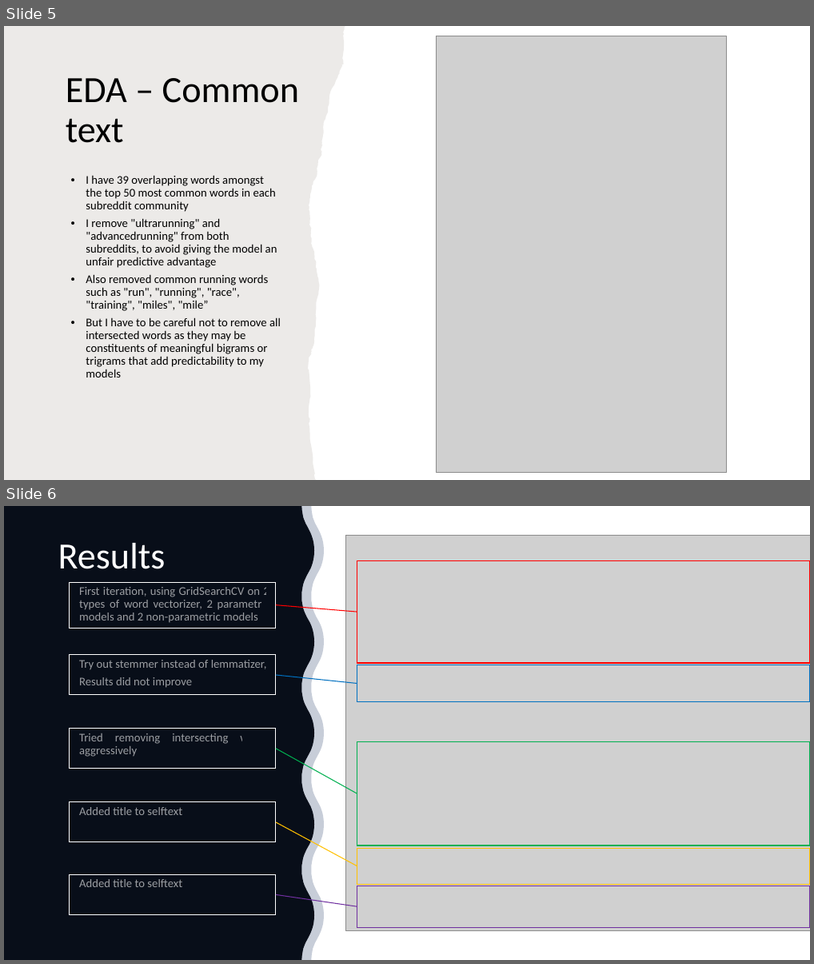
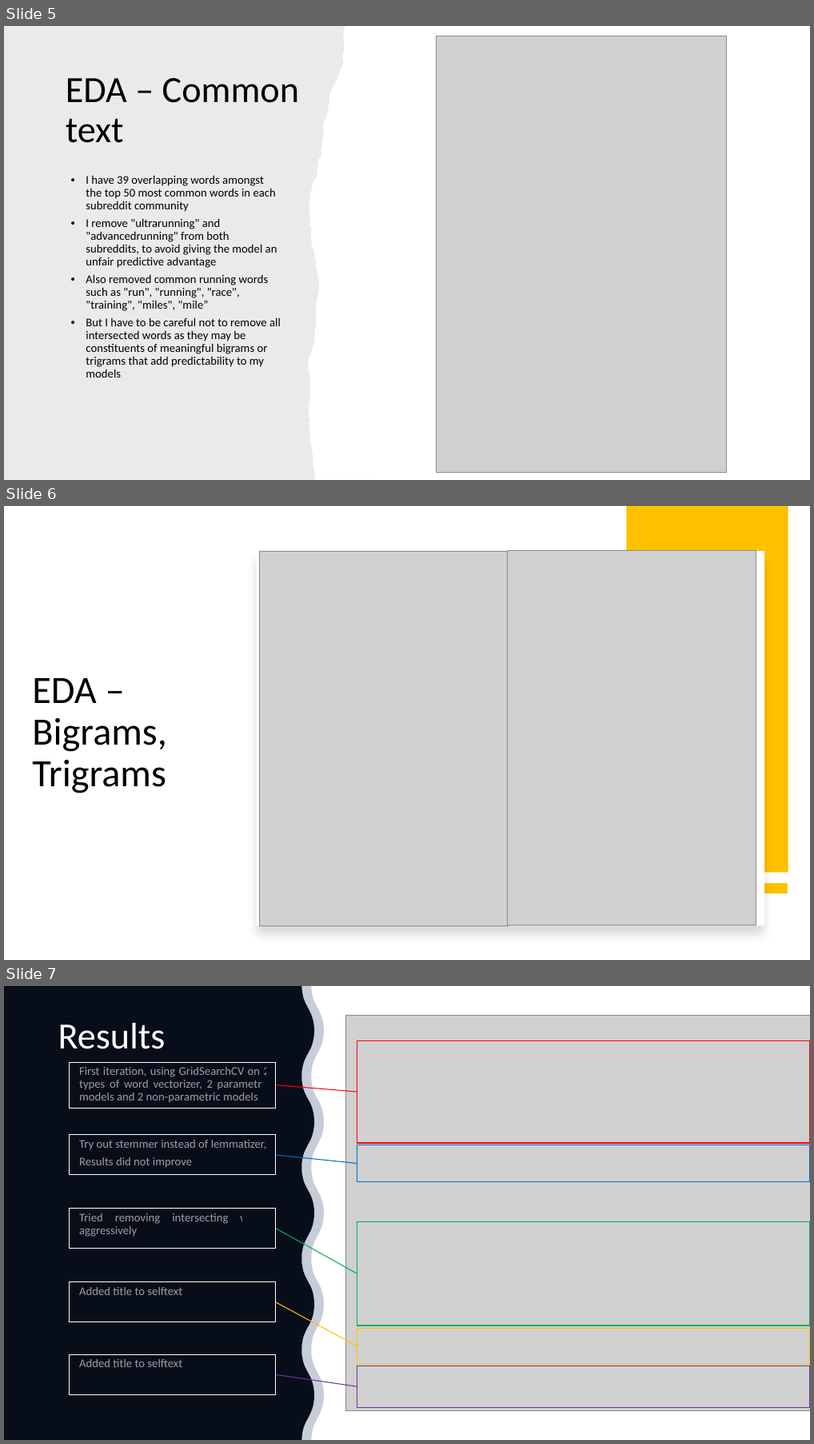
Before and after one commit to ngwtl/DSI-SG-24-projects, a slide deck: project_3/ethan-project-3-presentation.pptx. Shown one above the other, each under a label of ours: slides 5 and 6 before the commit, slides 5, 6 and 7 after it. The pictures are 814x964 and 814x1444 pixels, drawn with LibreOffice and Linux fonts; fonts in the diff are those of the drawing; grey boxes stand for pictures. Boxes give left, top, right and bottom in pixels: in the first picture for what was removed or moved away, otherwise in the second. Text is boxed around its words. In the diff, an @@ line names an element or a change of style, - is before the commit and + after.

Commit message:
presentation update

```diff
--- a/project_3/ethan-project-3-presentation.pptx
+++ b/project_3/ethan-project-3-presentation.pptx
@@ slide 6 added at [4,506,810,960], background #FFFFFF @@
@@ rectangle added at [627,506,790,872], fill #FFC000 @@
@@ rectangle added at [257,551,765,925], fill #FFFFFF @@
@@ picture added at [259,551,509,925] @@
@@ picture added at [508,551,757,925] @@
@@ title added at [32,678,166,793], 46 pt, text #000000 @@
+EDA – Bigrams, Trigrams
@@ line added from (788, 888) to (627, 888), #FFC000 12 pt @@
@@ what was slide 6 is now slide 7 @@
```
